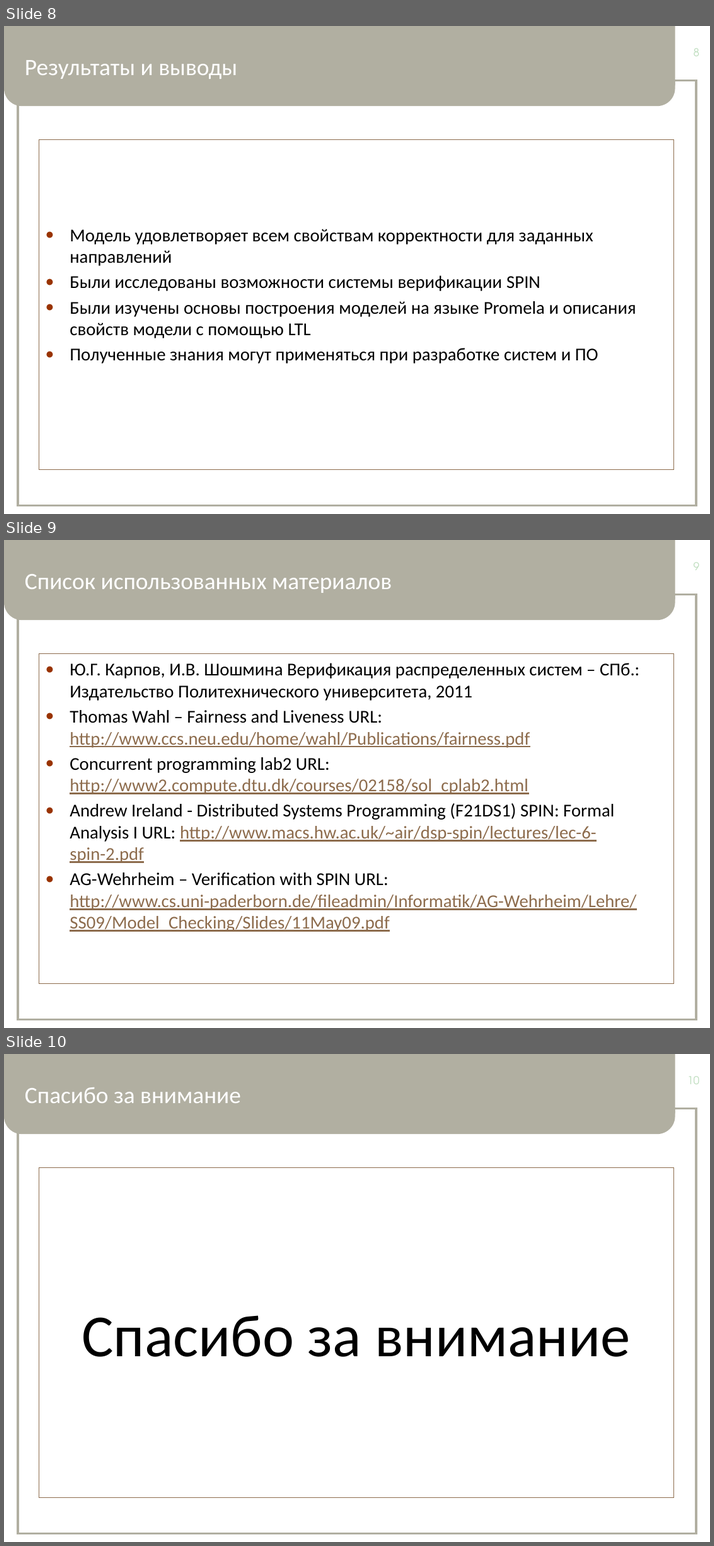
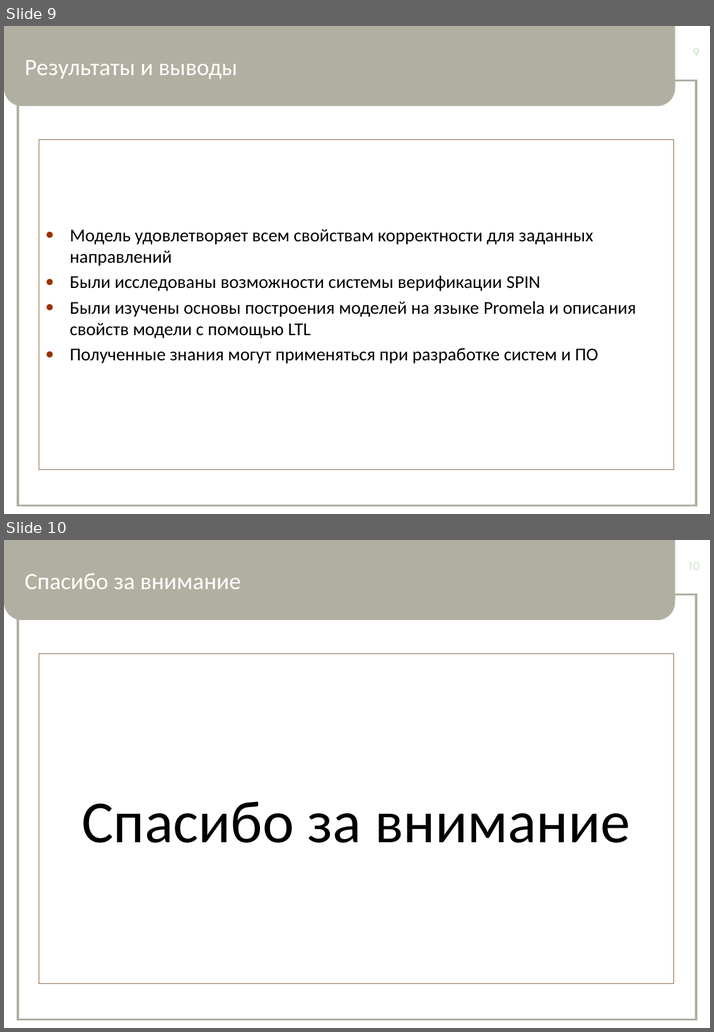
Before and after one commit to tar/verification, a slide deck: 63504-12_Lukashin_A_presentation.pptx. Shown one above the other, each under a label of ours: slides 8, 9 and 10 before the commit, slides 9 and 10 after it. The pictures are 714x1546 and 714x1032 pixels, drawn with LibreOffice and Linux fonts; fonts in the diff are those of the drawing. Boxes give left, top, right and bottom in pixels: in the first picture for what was removed or moved away, otherwise in the second. Text is boxed around its words. In the diff, an @@ line names an element or a change of style, - is before the commit and + after.

```diff
--- a/63504-12_Lukashin_A_presentation.pptx
+++ b/63504-12_Lukashin_A_presentation.pptx
@@ slide 9 removed at [4, 540, 710, 1028], background #FFFFFF; not listed: 3 template elements that a slide beside it also shows @@
@@ title removed at [25, 574, 391, 593] @@
-Список использованных материалов
@@ page number removed at [693, 562, 700, 570] @@
-9
@@ text removed at [39, 654, 673, 984] @@
-● Ю.Г. Карпов, И.В. Шошмина Верификация распределенных систем – СПб.: Издательство Политехнического университета, 2011
-● Thomas Wahl – Fairness and Liveness URL: http://www.ccs.neu.edu/home/wahl/Publications/fairness.pdf
-● Concurrent programming lab2 URL: http://www2.compute.dtu.dk/courses/02158/sol_cplab2.html
-● Andrew Ireland - Distributed Systems Programming (F21DS1) SPIN: Formal Analysis I URL: http://www.macs.hw.ac.uk/~air/dsp-spin/lectures/lec-6-spin-2.pdf
-● AG-Wehrheim – Verification with SPIN URL: http://www.cs.uni-paderborn.de/fileadmin/Informatik/AG-Wehrheim/Lehre/SS09/Model_Checking/Slides/11May09.pdf
@@ what was slide 8 is now slide 9 @@
@@ page number at [693, 48, 700, 56]: text changed @@
-8
+9
```
Also in this commit, not shown: 3 slides changed, 2 slides added, 1 other slide removed, 3 other files.
